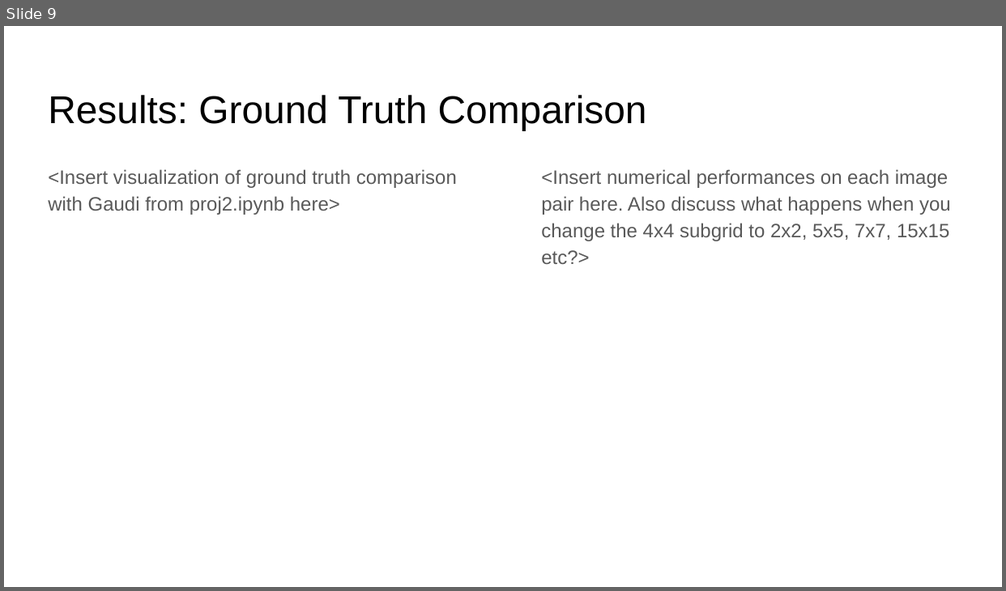
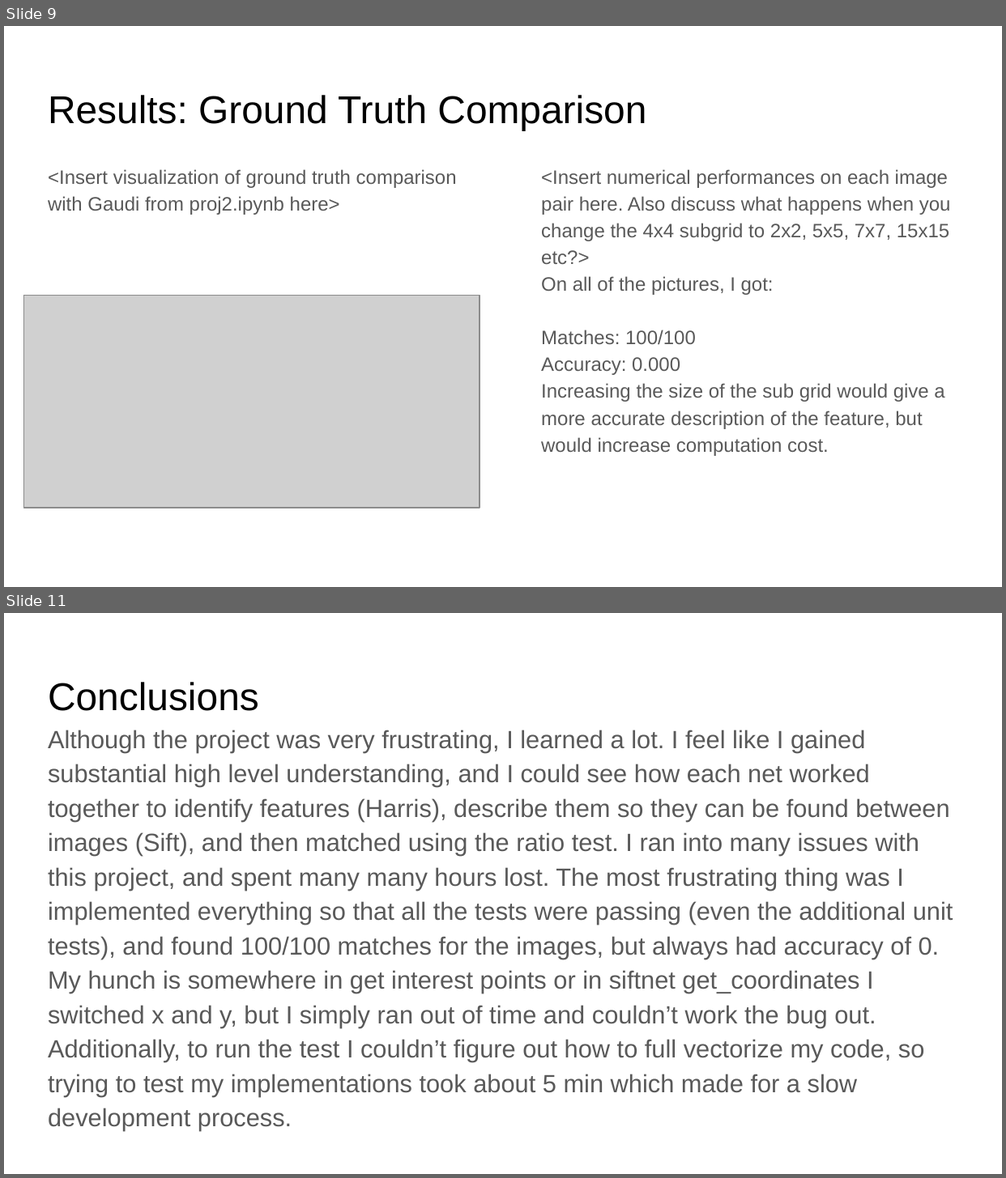
Before and after one commit to aten2001/Computer-Vision, a slide deck: computerVision/proj2_v3/report_template.pptx. Shown one above the other, each under a label of ours: slide 9 before the commit, slides 9 and 11 after it; the slides between them are not shown. The pictures are 1006x591 and 1006x1178 pixels, drawn with LibreOffice and Linux fonts; fonts in the diff are those of the drawing; grey boxes stand for pictures. Boxes give left, top, right and bottom in pixels: in the first picture for what was removed or moved away, otherwise in the second. Text is boxed around its words. In the diff, an @@ line names an element or a change of style, - is before the commit and + after.

```diff
--- a/computerVision/proj2_v3/report_template.pptx
+++ b/computerVision/proj2_v3/report_template.pptx
@@ slide 11 added at <box>4,613,1002,1174</box>, background #FFFFFF @@
@@ text added at <box>48,682,259,711</box>, 28 pt, text #000000 @@
+Conclusions
@@ text added at <box>48,730,953,1097</box>, 18 pt, text #595959 @@
+Although the project was very frustrating, I learned a lot. I feel like I gained substantial high level understanding, and I could see how each net worked together to identify features (Harris), describe them so they can be found between images (Sift), and then matched using the ratio test. I ran into many issues with this project, and spent many many hours lost. The most frustrating thing was I implemented everything so that all the tests were passing (even the additional unit tests), and found 100/100 matches for the images, but always had accuracy of 0. My hunch is somewhere in get interest points or in siftnet get_coordinates I switched x and y, but I simply ran out of time and couldn’t work the bug out. Additionally, to run the test I couldn’t figure out how to full vectorize my code, so trying to test my implementations took about 5 min which made for a slow development process.
@@ slide 9 changed as well @@
@@ text at <box>541,276,944,456</box>: paragraphs added @@
+On all of the pictures, I got:
+Matches: 100/100
+Accuracy: 0.000
+Increasing the size of the sub grid would give a more accurate description of the feature, but would increase computation cost.
@@ picture added at <box>24,296,480,508</box> @@
```
Also in this commit, not shown: 8 other slides changed, 1 other slide added, 2 slides removed, 4 other files.
